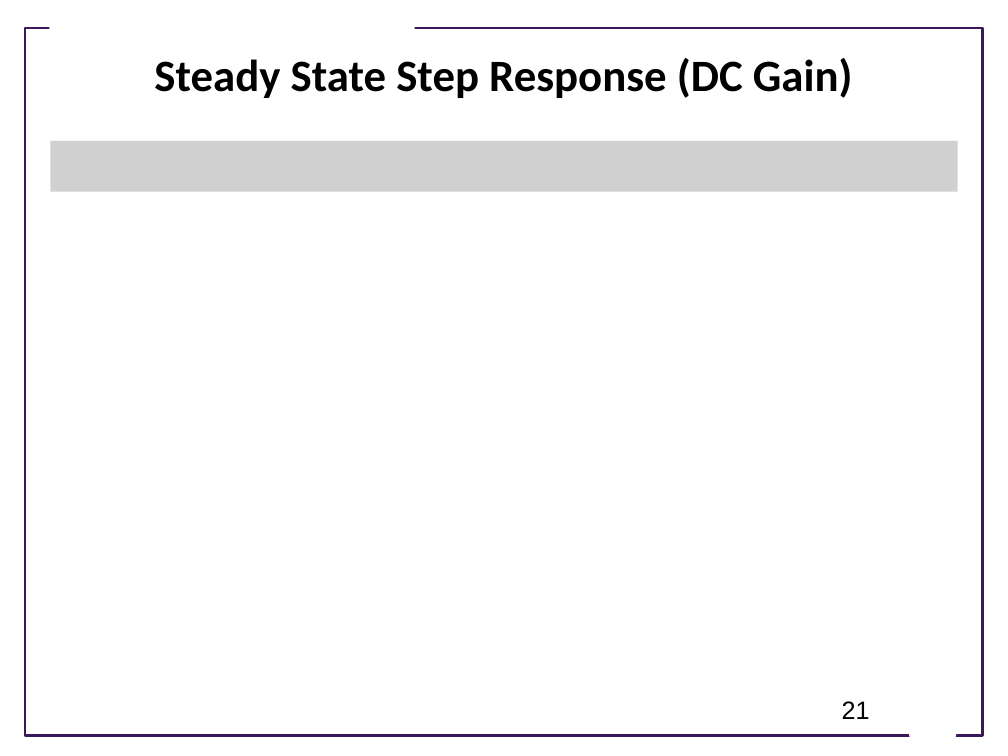
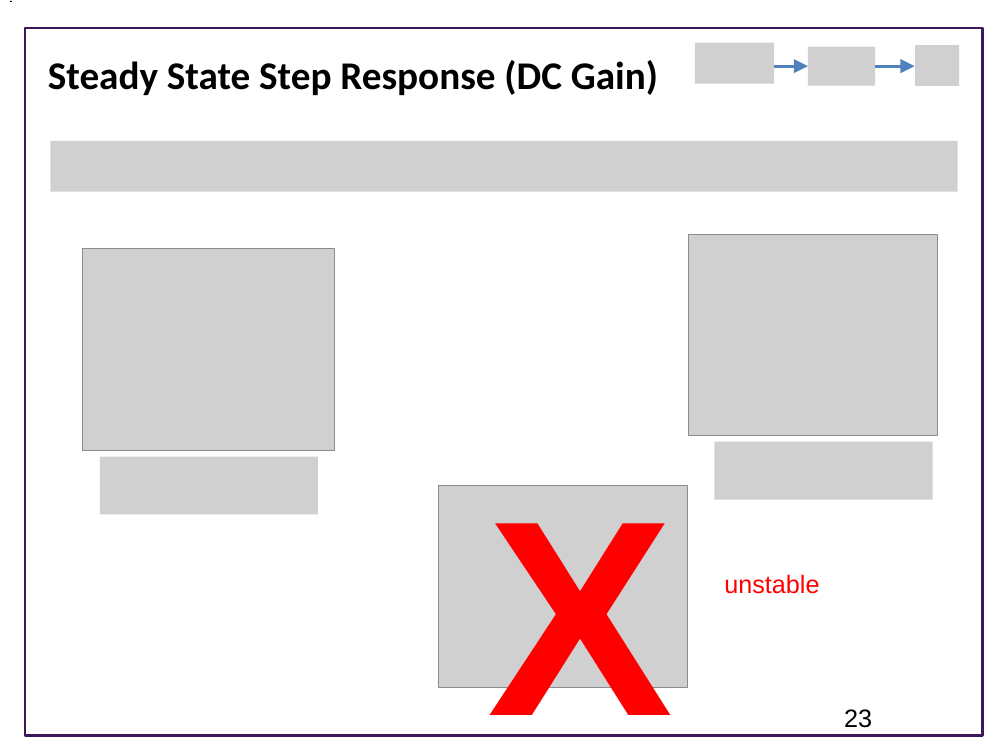
Before and after one commit to joseph-hellerstein/advanced-controls-lectures, a slide deck: slide 23 of lectures/lecture_09-linear_time_invariant_systems/linear_time_invariant_systems.pptx (slide 21 before the commit). Drawn at 1008x756 pixels with LibreOffice and Linux fonts; fonts in the diff are those of the drawing; grey boxes stand for pictures; background and template pictures are left out. Boxes give left, top, right and bottom in pixels: in the first picture for what was removed or moved away, otherwise in the second. Text is boxed around its words. In the diff, an @@ line names an element or a change of style, - is before the commit and + after.

```diff
--- a/lectures/lecture_09-linear_time_invariant_systems/linear_time_invariant_systems.pptx
+++ b/lectures/lecture_09-linear_time_invariant_systems/linear_time_invariant_systems.pptx
@@ rectangle removed at (49, 17, 414, 41) @@
@@ title "Steady State Step Response (DC ...": place and size @@
-title "Steady State Step Response (DC ..." at (154, 58, 853, 98)
+title "Steady State Step Response (DC ..." at (48, 60, 658, 95)
@@ title "Steady State Step Response (DC ..." at (48, 60, 658, 95): size 32 to 28 pt @@
@@ group added at (695, 42, 960, 87): 3 pictures, 2 arrows @@
@@ picture added at (688, 234, 937, 435) @@
@@ picture added at (83, 249, 335, 451) @@
@@ picture added at (715, 442, 932, 499) @@
@@ picture added at (100, 457, 318, 514) @@
@@ picture added at (438, 486, 687, 687) @@
@@ text added at (488, 494, 674, 756), 199 pt, text #FF0000, bold @@
+X
@@ text added at (724, 574, 819, 594), 18 pt, text #FF0000 @@
+unstable
@@ page number at (844, 709, 872, 728): text changed @@
-21
+23
@@ trapezoid removed at (900, 700, 965, 743) @@
```
Also in this commit, not shown: 9 other slides changed, 2 slides added, 1 other file.
